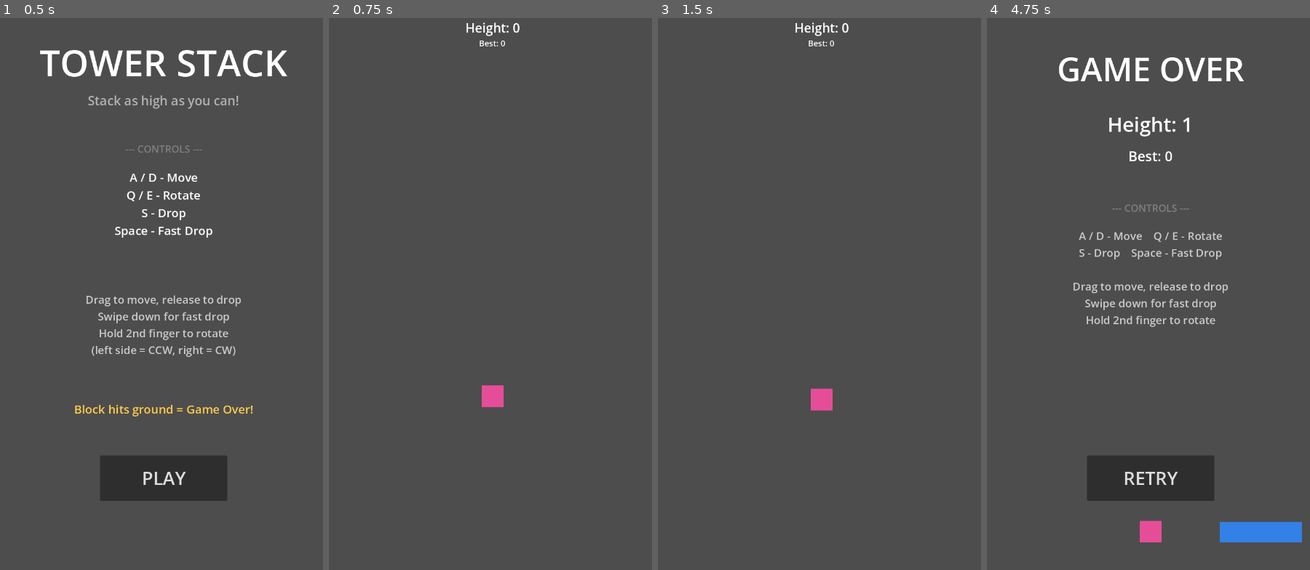
Above: before the commit, frames 1-4 (left to right).
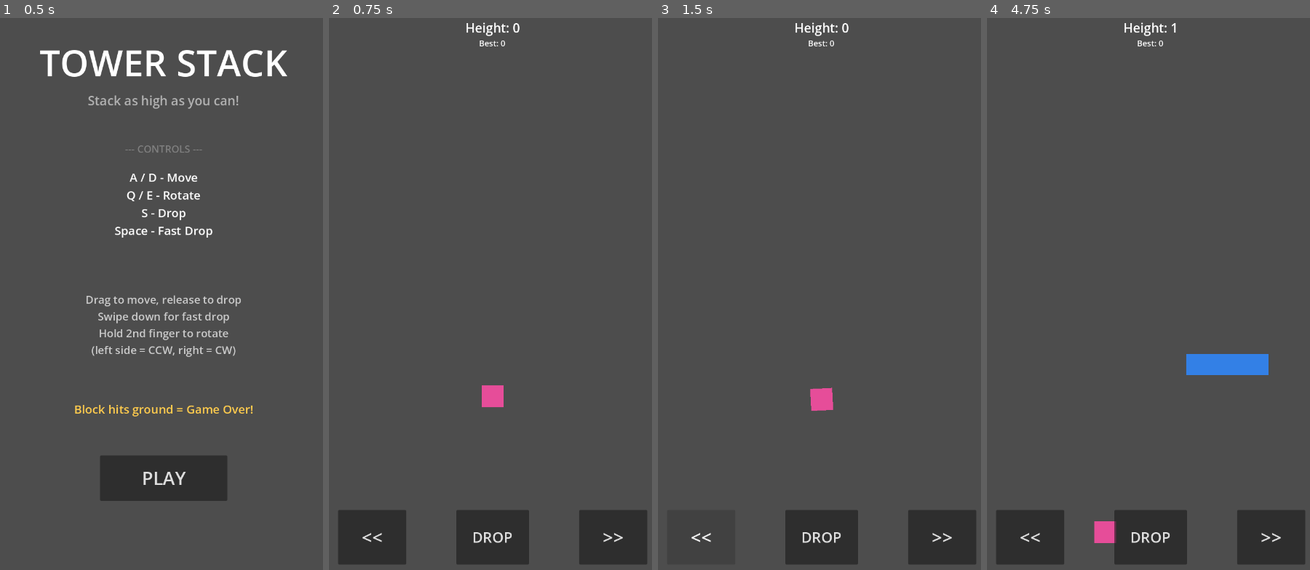
Above: after the commit, the same moments.

Repository: CuriousCrow123/TowerGame
Game: Godot game, scene res://main/main.tscn
Same seed, same stepped clock (60 frames per second), same inputs: the game is played once before the commit and once after it.
Inputs (mouse positions are in pixels of both pictures, inside the frame that each line leads up to):
- Up to frame 1 (0.5 s): no input
- Up to frame 2 (0.75 s): click "PLAY" at 0.5 s
- Up to frame 3 (1.5 s): click (699, 536) at 1.25 s, where only the run after the commit has a clickable "<<"
- Up to frame 4 (4.75 s): click (1271, 536) at 2 s, where only the run after the commit has a clickable ">>"; click (1151, 536) at 2.75 s, where only the run after the commit has a clickable "DROP"; tap Enter at 3.5 s; move the mouse to (1222, 271) at 3.52 s; hold Right 3.53-4.25 s; hold Shift 3.53-4.25 s; click (1222, 271) at 3.67 s; tap Space at 3.77 s; drag from (1083, 332) to (1135, 415) at 4.27 s

Frame 1 is identical in both runs. In frame 2, 6.2% of the frame differs, in the area x 2-99%, y 89-99%; in frame 3, 4.2%; in frame 4, 14%, in the area x 2-99%, y 0-99%.

Commit message:
feat: on-screen rotation and drop buttons for mobile
Add << >> and DROP buttons at bottom of HUD, only visible on touch
devices (DisplayServer.is_touchscreen_available). Fixes rotation and
fast drop on mobile web where multi-touch and swipe gestures are
unreliable.

Co-Authored-By: Claude Opus 4.6 (1M context) <noreply@anthropic.com>

Diff:
--- a/features/ui/scripts/hud.gd
+++ b/features/ui/scripts/hud.gd
@@ -1,17 +1,41 @@
 class_name HUD
 extends CanvasLayer
 
+signal rotate_cw_pressed
+signal rotate_cw_released
+signal rotate_ccw_pressed
+signal rotate_ccw_released
+signal fast_drop_pressed
+
 @onready var _score_label: Label = %ScoreLabel
 @onready var _high_score_label: Label = %HighScoreLabel
+@onready var _rotate_ccw: Button = %RotateCCWButton
+@onready var _rotate_cw: Button = %RotateCWButton
+@onready var _fast_drop: Button = %FastDropButton
 
 
 func _ready() -> void:
 	assert(_score_label != null, "HUD: ScoreLabel not found")
 	assert(_high_score_label != null, "HUD: HighScoreLabel not found")
+	assert(_rotate_ccw != null, "HUD: RotateCCWButton not found")
+	assert(_rotate_cw != null, "HUD: RotateCWButton not found")
+	assert(_fast_drop != null, "HUD: FastDropButton not found")
 	set_process(false)
 	set_physics_process(false)
 	_score_label.mouse_filter = Control.MOUSE_FILTER_IGNORE
 	_high_score_label.mouse_filter = Control.MOUSE_FILTER_IGNORE
+
+	_rotate_ccw.button_down.connect(func() -> void: rotate_ccw_pressed.emit())
+	_rotate_ccw.button_up.connect(func() -> void: rotate_ccw_released.emit())
+	_rotate_cw.button_down.connect(func() -> void: rotate_cw_pressed.emit())
+	_rotate_cw.button_up.connect(func() -> void: rotate_cw_released.emit())
+	_fast_drop.pressed.connect(func() -> void: fast_drop_pressed.emit())
+
+	var is_touch: bool = DisplayServer.is_touchscreen_available()
+	_rotate_ccw.visible = is_touch
+	_rotate_cw.visible = is_touch
+	_fast_drop.visible = is_touch
+
 	Events.score_changed.connect(_on_score_changed)
 	Events.high_score_beaten.connect(_on_high_score_beaten)
 	Events.game_started.connect(_on_game_started)
--- a/main/main.gd
+++ b/main/main.gd
@@ -1,21 +1,28 @@
 extends Node2D
-## Entry point — manages game states and scene transitions.
 
 @onready var _hud: HUD = $HUD
 @onready var _main_menu: MainMenu = $UILayer/MainMenu
 @onready var _game_over: GameOverPanel = $UILayer/GameOverPanel
+@onready var _gameplay: GameplayController = $Gameplay
 
 
 func _ready() -> void:
 	assert(_hud != null, "Main: HUD not found")
 	assert(_main_menu != null, "Main: MainMenu not found")
 	assert(_game_over != null, "Main: GameOverPanel not found")
+	assert(_gameplay != null, "Main: Gameplay not found")
 	set_process(false)
 	set_physics_process(false)
 
 	Events.ui_play_pressed.connect(_on_play_pressed)
 	Events.ui_restart_pressed.connect(_on_restart_pressed)
 	Events.game_over.connect(_on_game_over)
+
+	_hud.rotate_cw_pressed.connect(_on_rotate_cw_pressed)
+	_hud.rotate_cw_released.connect(_on_rotate_released)
+	_hud.rotate_ccw_pressed.connect(_on_rotate_ccw_pressed)
+	_hud.rotate_ccw_released.connect(_on_rotate_released)
+	_hud.fast_drop_pressed.connect(_on_fast_drop_pressed)
 
 	_hud.hide_hud()
 	_main_menu.show()
@@ -37,3 +44,19 @@
 
 func _on_game_over(_final_height: float) -> void:
 	_hud.hide_hud()
+
+
+func _on_rotate_cw_pressed() -> void:
+	_gameplay._input_handler._rotate_direction = 1
+
+
+func _on_rotate_ccw_pressed() -> void:
+	_gameplay._input_handler._rotate_direction = -1
+
+
+func _on_rotate_released() -> void:
+	_gameplay._input_handler._rotate_direction = 0
+
+
+func _on_fast_drop_pressed() -> void:
+	_gameplay._input_handler._hard_drop()
--- a/main/main.tscn
+++ b/main/main.tscn
@@ -56,6 +56,39 @@
 text = "Best: 0"
 horizontal_alignment = 1
 
+[node name="RotateCCWButton" type="Button" parent="HUD"]
+unique_name_in_owner = true
+anchors_preset = 0
+offset_left = 20.0
+offset_top = 1100.0
+offset_right = 170.0
+offset_bottom = 1220.0
+theme_override_font_sizes/font_size = 40
+text = "<<"
+
+[node name="RotateCWButton" type="Button" parent="HUD"]
+unique_name_in_owner = true
+anchors_preset = 0
+offset_left = 550.0
+offset_top = 1100.0
+offset_right = 700.0
+offset_bottom = 1220.0
+theme_override_font_sizes/font_size = 40
+text = ">>"
+
+[node name="FastDropButton" type="Button" parent="HUD"]
+unique_name_in_owner = true
+anchors_preset = 5
+anchor_left = 0.5
+anchor_right = 0.5
+offset_left = -80.0
+offset_top = 1100.0
+offset_right = 80.0
+offset_bottom = 1220.0
+grow_horizontal = 2
+theme_override_font_sizes/font_size = 32
+text = "DROP"
+
 [node name="UILayer" type="CanvasLayer" parent="." unique_id=1029400453]
 layer = 20
 
